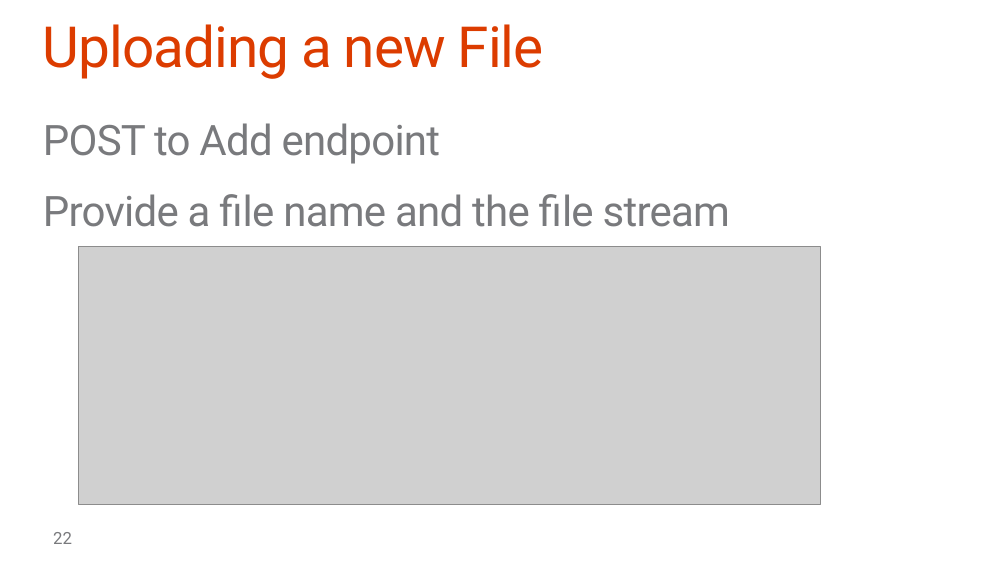
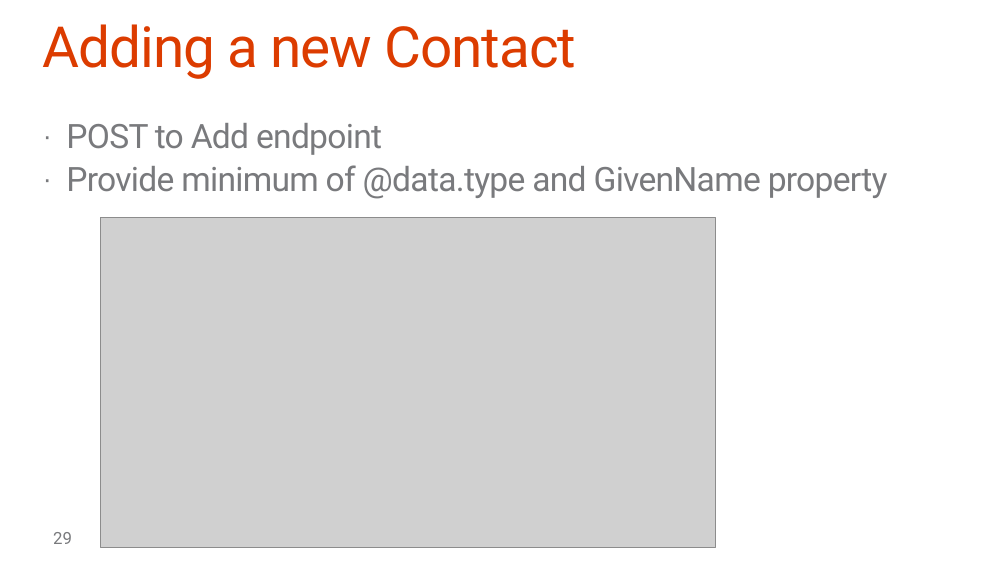
Before and after one commit to OfficeDev/TrainingContent, a slide deck: slide 29 of O3653-2 Deep Dive into Office 365 APIs for Calendar, Mail, and Contacts/O3653-2 Deep Dive into Office 365 APIs for Calendar, Mail, and Contacts.pptx (slide 22 before the commit). Drawn at 1008x567 pixels with LibreOffice and Linux fonts; fonts in the diff are those of the drawing; grey boxes stand for pictures; background and template pictures are left out. Boxes give left, top, right and bottom in pixels: in the first picture for what was removed or moved away, otherwise in the second. Text is boxed around its words. In the diff, an @@ line names an element or a change of style, - is before the commit and + after.

```diff
--- a/O3653-2 Deep Dive into Office 365 APIs for Calendar, Mail, and Contacts/O3653-2 Deep Dive into Office 365 APIs for Calendar, Mail, and Contacts.pptx
+++ b/O3653-2 Deep Dive into Office 365 APIs for Calendar, Mail, and Contacts/O3653-2 Deep Dive into Office 365 APIs for Calendar, Mail, and Contacts.pptx
@@ title at <box>43,24,576,79</box>: text changed @@
-Uploading a new File
+Adding a new Contact
@@ text at <box>66,123,382,155</box>: size 40 to 32 pt in "POST to Add endpoint"; bullet none to ·; less space between paragraphs @@
@@ text at <box>66,165,888,199</box>: text changed; size 40 to 32 pt @@
-Provide a file name and the file stream
+· Provide minimum of @data.type and GivenName property
@@ picture: place and size @@
-picture at <box>79,247,820,504</box>
+picture at <box>101,218,715,547</box>
@@ page number at <box>53,532,72,544</box>: text changed @@
-22
+29
```
Also in this commit, not shown: 13 other slides changed, 14 slides added, 7 slides removed, 8 other files.
